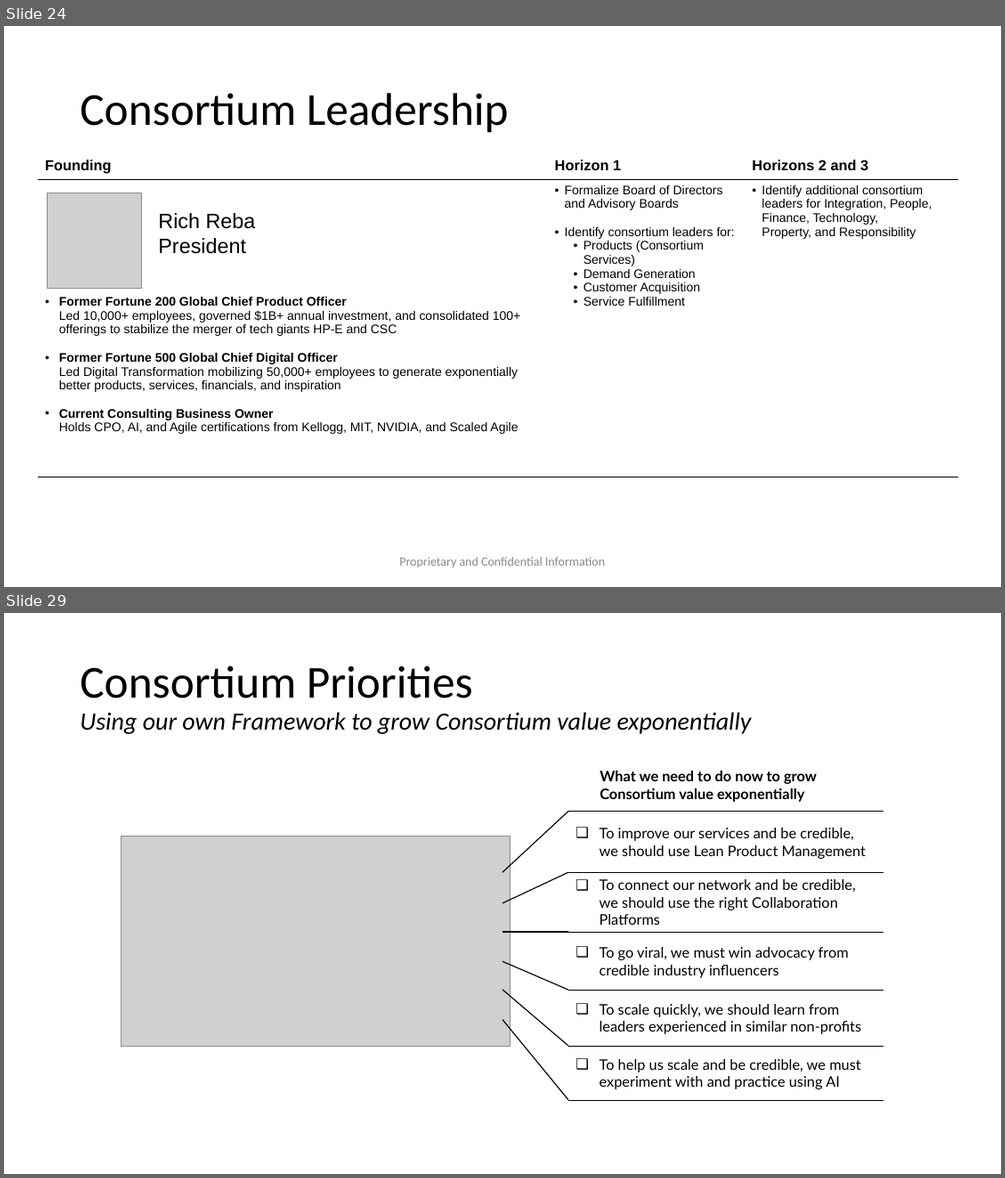
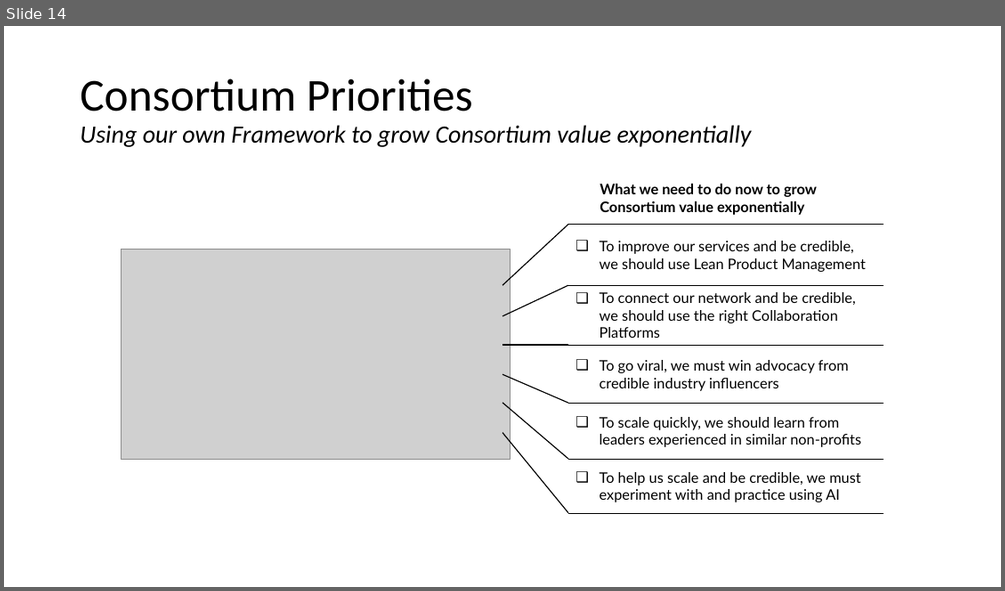
Before and after one commit to AccelRR8-Consortium-NonProfit/Management-Public, a slide deck: docs/1_Integration/1b_Strategy/AccelRR8 Consortium Non-Profit Organization Strategy.pptx. Shown one above the other, each under a label of ours: slides 24 and 29 before the commit, slide 14 after it; the slides between them are not shown. The pictures are 1005x1178 and 1005x591 pixels, drawn with LibreOffice and Linux fonts; fonts in the diff are those of the drawing; grey boxes stand for pictures; background and template pictures are left out. Boxes give left, top, right and bottom in pixels: in the first picture for what was removed or moved away, otherwise in the second. Text is boxed around its words. In the diff, an @@ line names an element or a change of style, - is before the commit and + after.

```diff
--- a/docs/1_Integration/1b_Strategy/AccelRR8 Consortium Non-Profit Organization Strategy.pptx
+++ b/docs/1_Integration/1b_Strategy/AccelRR8 Consortium Non-Profit Organization Strategy.pptx
@@ slide 24 removed at <box>4,26,1001,587</box>, background #FFFFFF @@
@@ title removed at <box>80,93,509,133</box> @@
-Consortium Leadership
@@ table removed at <box>38,154,959,477</box>, 2 rows, 3 columns @@
-Founding | Horizon 1 | Horizons 2 and 3
-Former Fortune 200 Global Chief Product Officer Led 10,000+ employees, governed $1B+ annual investment, and consolidated 100+ offerings to stabilize the merger of tech giants HP-E and CSC / Former Fortune 500 Global Chief Digital Officer Led Digital Transformation mobilizing 50,000+ employees to generate exponentially better products, services, financials, and inspiration / Current Consulting Business Owner Holds CPO, AI, and Agile certifications from Kellogg, MIT, NVIDIA, and Scaled Agile | Formalize Board of Directors and Advisory Boards / Identify consortium leaders for: / Products (Consortium Services) / Demand Generation / Customer Acquisition / Service Fulfillment | Identify additional consortium leaders for Integration, People, Finance, Technology, Property, and Responsibility
@@ picture removed at <box>47,193,142,289</box> @@
@@ text removed at <box>158,213,256,254</box> @@
-Rich Reba
-President
@@ text removed at <box>399,556,605,567</box> @@
-Proprietary and Confidential Information
@@ what was slide 29 is now slide 14 @@
```
Also in this commit, not shown: 21 slides changed, 7 other slides removed, 35 other files.
